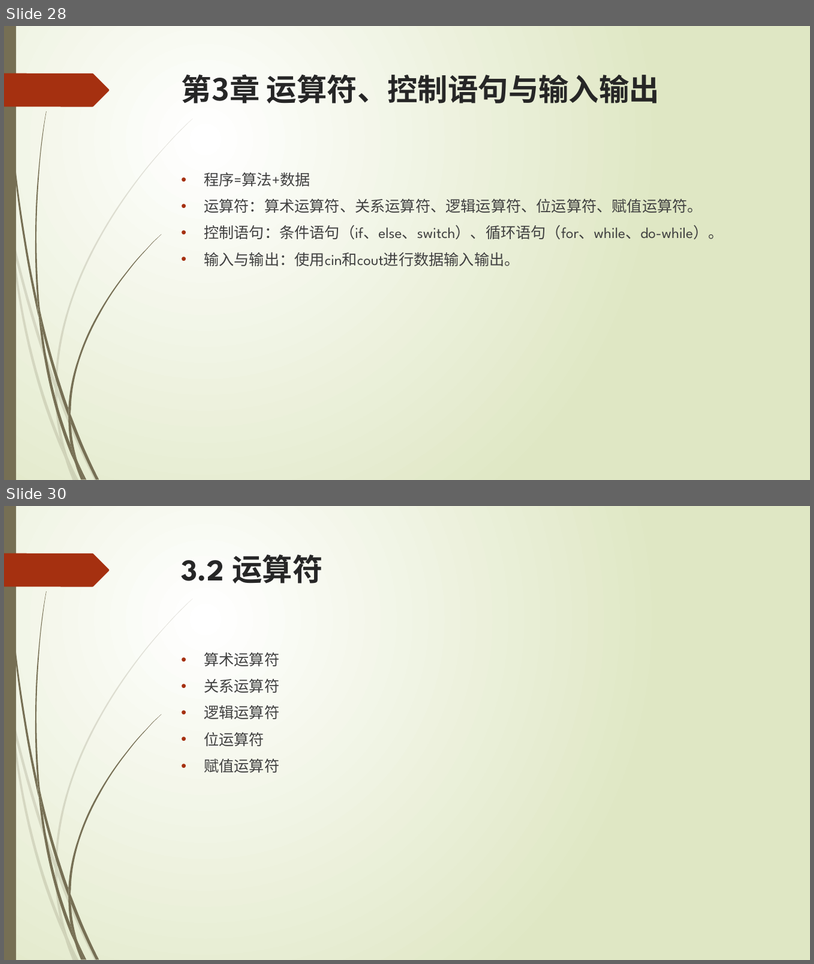
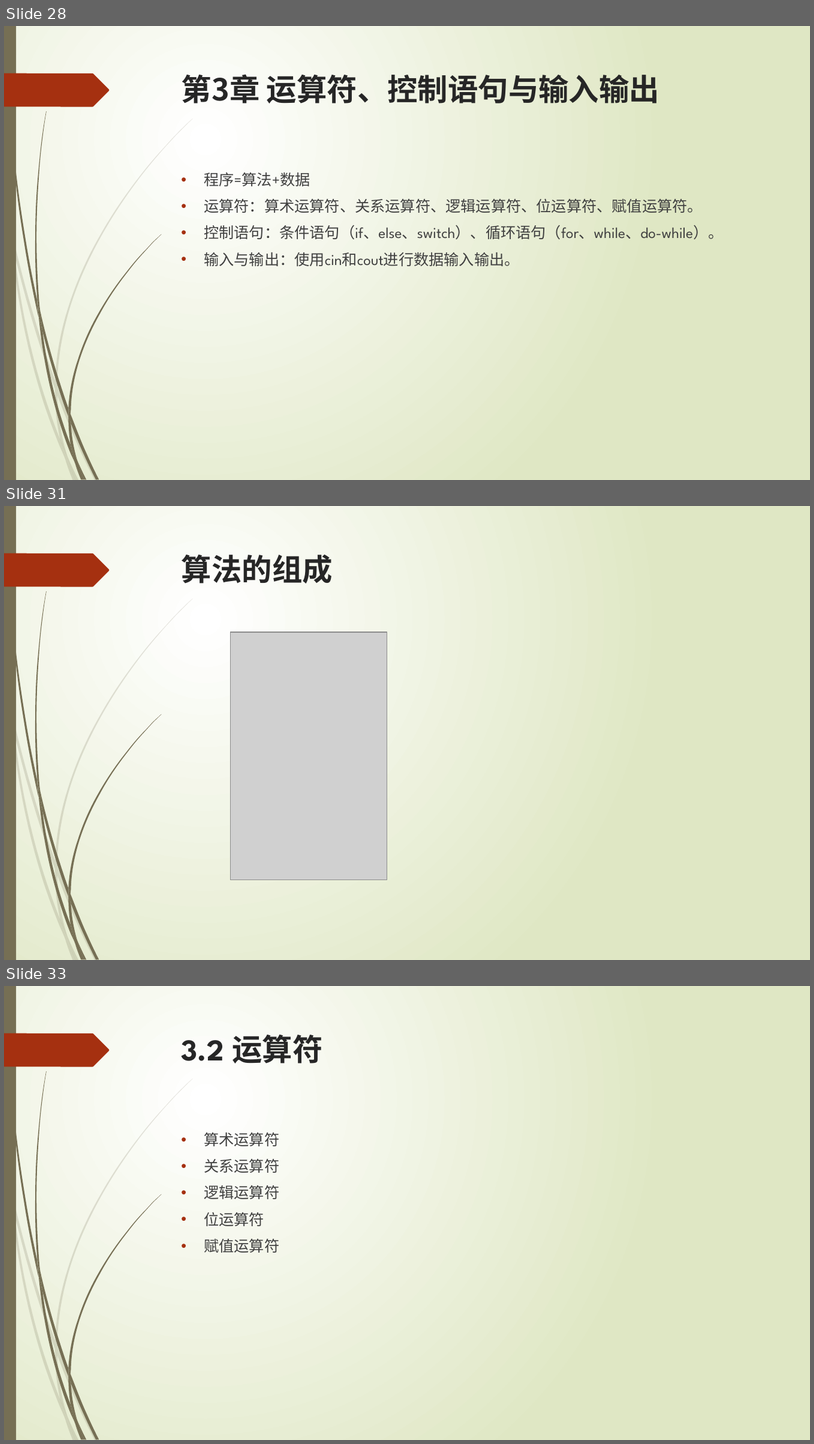
Before and after one commit to liuty2006/learn, a slide deck: learn_cpp/docs/C++语言培训.pptx. Shown one above the other, each under a label of ours: slides 28 and 30 before the commit, slides 28, 31 and 33 after it; the slides between them are not shown. The pictures are 814x964 and 814x1444 pixels, drawn with LibreOffice and Linux fonts; fonts in the diff are those of the drawing; grey boxes stand for pictures. Boxes give left, top, right and bottom in pixels: in the first picture for what was removed or moved away, otherwise in the second. Text is boxed around its words. In the diff, an @@ line names an element or a change of style, - is before the commit and + after.

```diff
--- a/learn_cpp/docs/C++语言培训.pptx
+++ b/learn_cpp/docs/C++语言培训.pptx
@@ slide 31 added at (4,506,810,960), background gradient #FFFFFF to #DFE8C4; not listed: 24 template elements that a slide beside it also shows @@
@@ title added at (182,555,333,583), 36 pt, text #262626, bold @@
+算法的组成
@@ picture added at (231,632,387,880) @@
@@ what was slide 30 is now slide 33 @@
```
Also in this commit, not shown: 1 slide changed, 2 other slides added, 2 other files.
